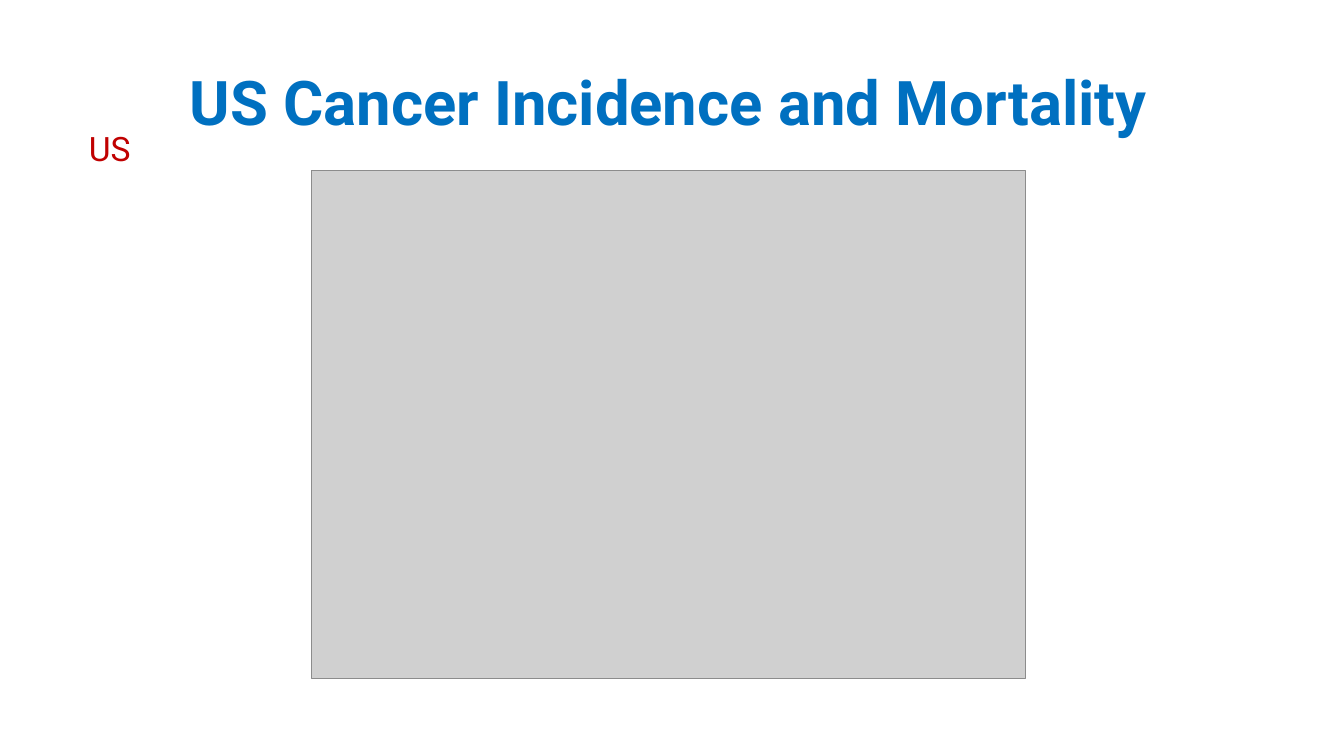
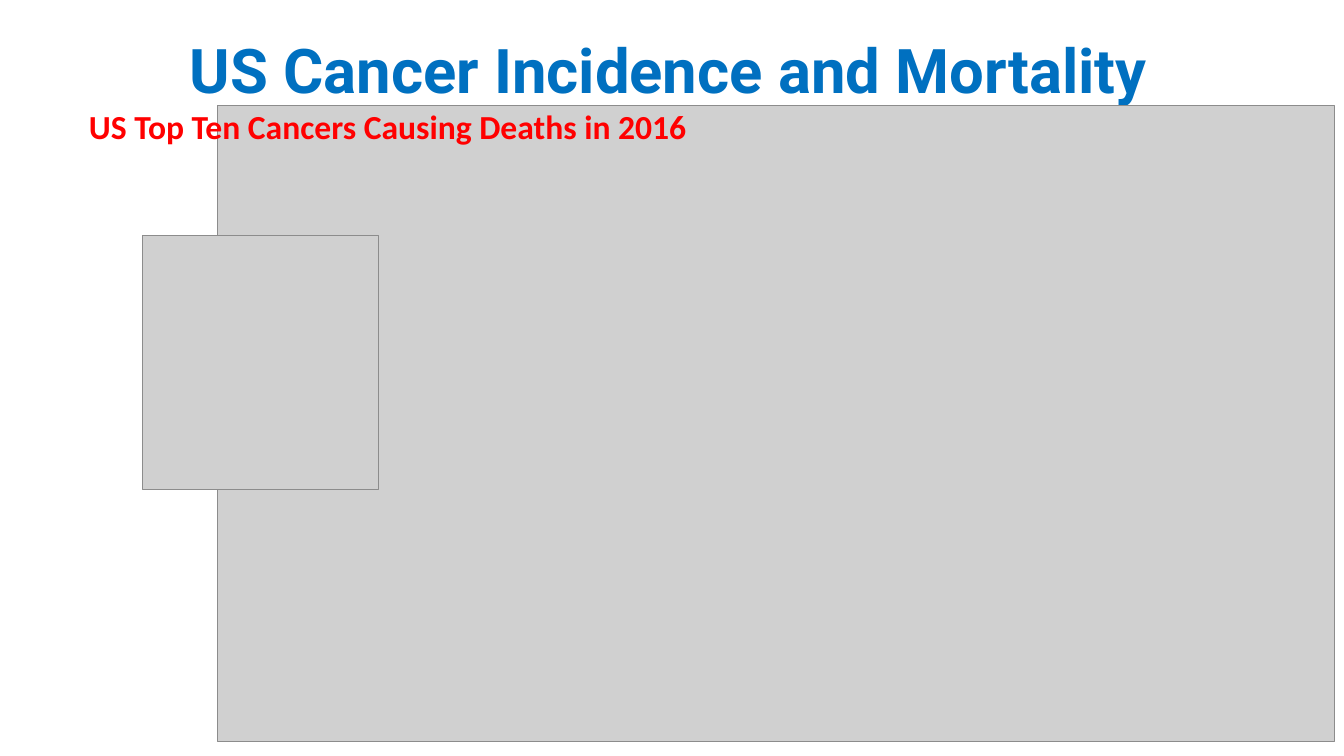
Before and after one commit to pegblaine/mblaine_project_1, a slide deck: slide 5 of Project1/Cancer Incidence and Mortality Project 1.pptx (slide 6 before the commit). Drawn at 1344x756 pixels with LibreOffice and Linux fonts; fonts in the diff are those of the drawing; grey boxes stand for pictures. Boxes give left, top, right and bottom in pixels: in the first picture for what was removed or moved away, otherwise in the second. Text is boxed around its words. In the diff, an @@ line names an element or a change of style, - is before the commit and + after.

```diff
--- a/Project1/Cancer Incidence and Mortality Project 1.pptx
+++ b/Project1/Cancer Incidence and Mortality Project 1.pptx
@@ title "US Cancer Incidence and Mortality": place and size @@
-title "US Cancer Incidence and Mortality" at [190,78,1147,138]
+title "US Cancer Incidence and Mortality" at [190,46,1147,108]
@@ subtitle at [89,112,686,148]: text changed; font Roboto to Calibri; text colour #C00000 to #FF0000; bold on @@
-US
+US Top Ten Cancers Causing Deaths in 2016
@@ picture: place and size @@
-picture at [312,170,1025,678]
+picture at [217,106,1334,742]
@@ picture added at [142,236,379,490] @@
```
Also in this commit, not shown: 5 other slides changed, 2 slides added, 13 other files.
